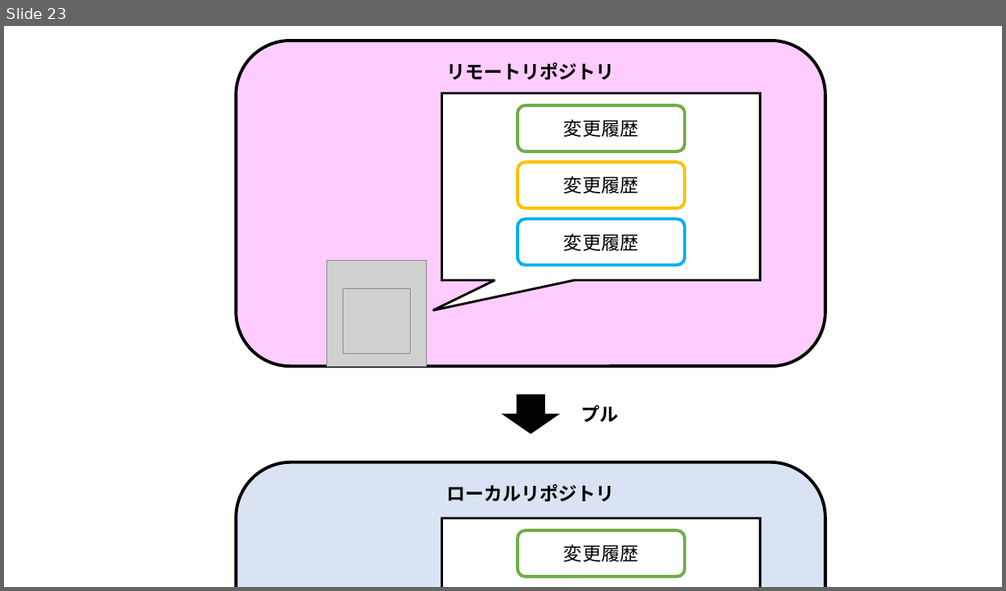
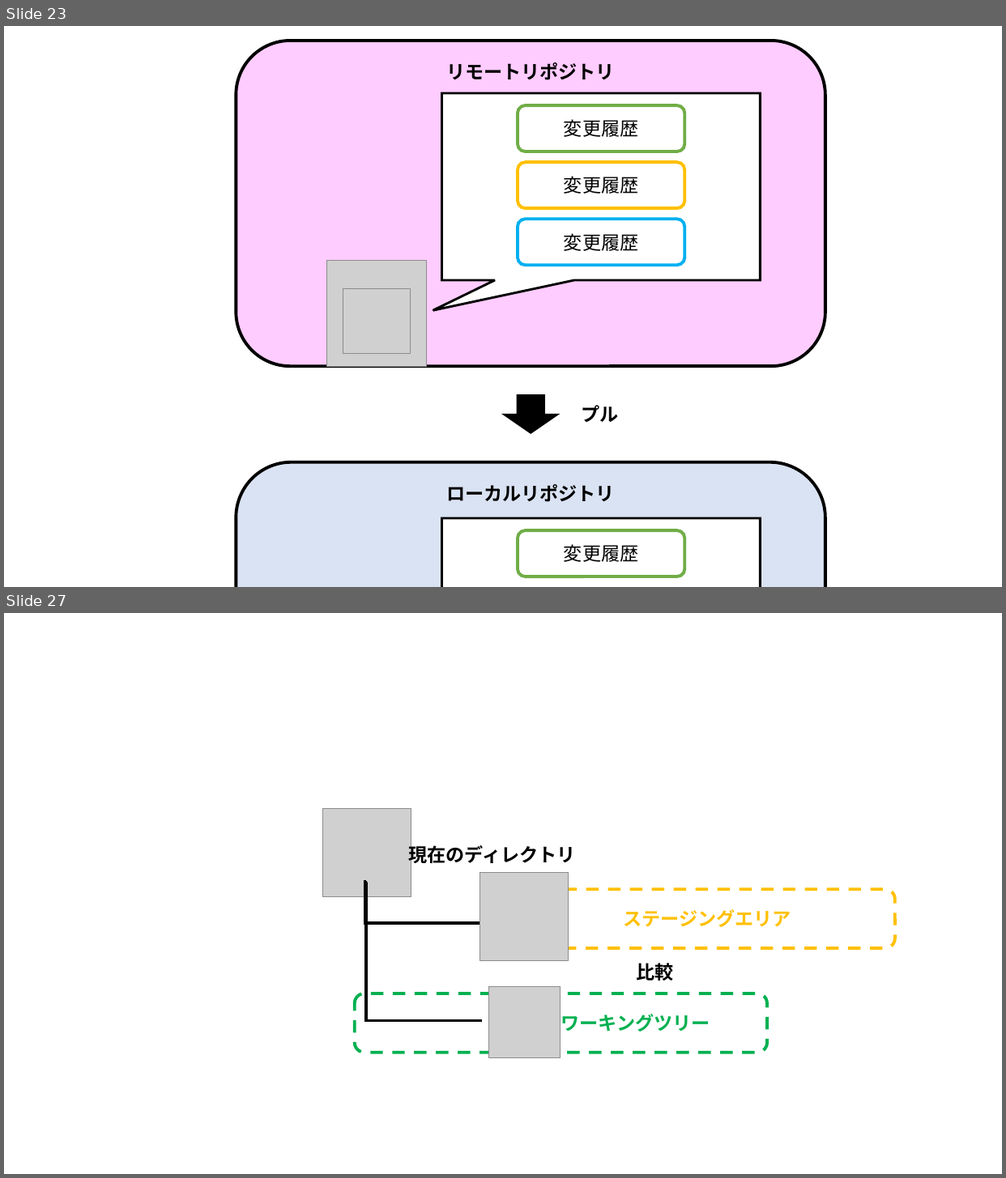
Before and after one commit to nishida2073/ai_navive, a slide deck: 01_テキスト/Git入門_図.pptx. Shown one above the other, each under a label of ours: slide 23 before the commit, slides 23 and 27 after it; the slides between them are not shown. The pictures are 1006x591 and 1006x1178 pixels, drawn with LibreOffice and Linux fonts; fonts in the diff are those of the drawing; grey boxes stand for pictures; background and template pictures are left out. Boxes give left, top, right and bottom in pixels: in the first picture for what was removed or moved away, otherwise in the second. Text is boxed around its words. In the diff, an @@ line names an element or a change of style, - is before the commit and + after.

```diff
--- a/01_テキスト/Git入門_図.pptx
+++ b/01_テキスト/Git入門_図.pptx
@@ slide 27 added at [4, 613, 1002, 1174], background #FFFFFF @@
@@ picture added at [323, 809, 411, 897] @@
@@ text added at [409, 843, 576, 867], 18 pt, text #000000, bold @@
+現在のディレクトリ
@@ picture added at [480, 873, 569, 961] @@
@@ elbow line added from (365, 882) to (481, 924), #000000 3 pt @@
@@ elbow line added from (366, 883) to (482, 1021), #000000 3 pt @@
@@ rounded rectangle added at [483, 889, 895, 948], outline #FFC000 3 pt dashed, 18 pt, text #FFC000, bold @@
+  ステージングエリア
@@ text added at [637, 963, 674, 981], 18 pt, text #000000, bold @@
+比較
@@ rounded rectangle added at [355, 994, 767, 1053], outline #00B050 3 pt dashed, 18 pt, text #00B050, bold @@
+        ワーキングツリー
@@ picture added at [488, 987, 560, 1059] @@
```
Also in this commit, not shown: 3 slides changed, 6 other slides added, 1 other file.
